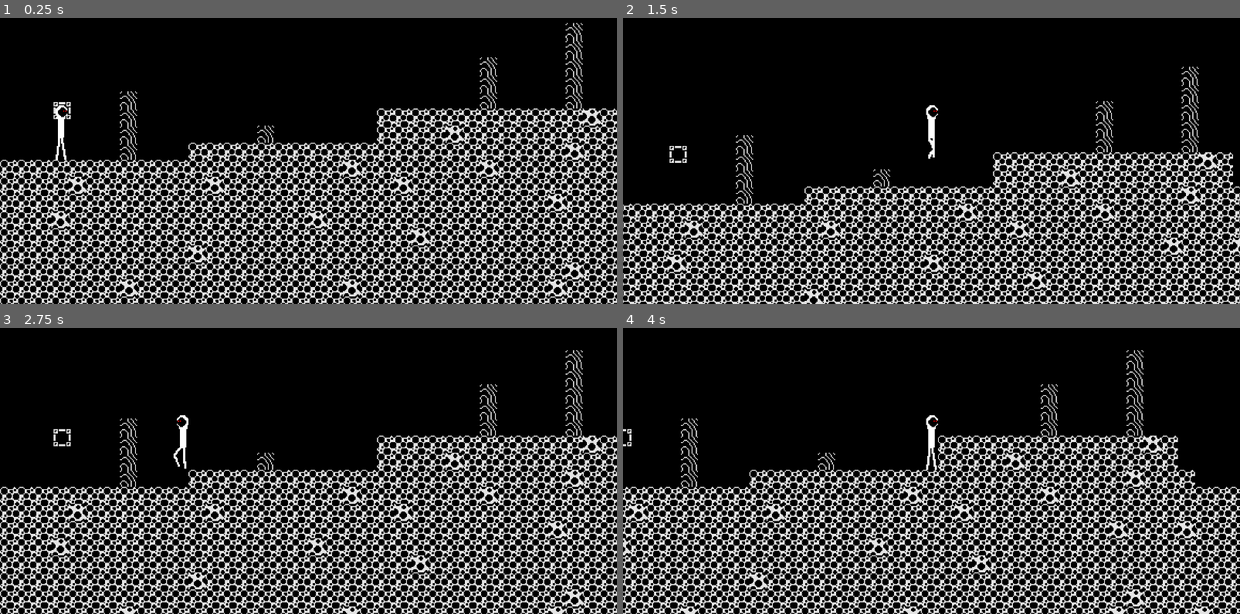
Above: before the commit, frames 1-4 (two rows, left to right).
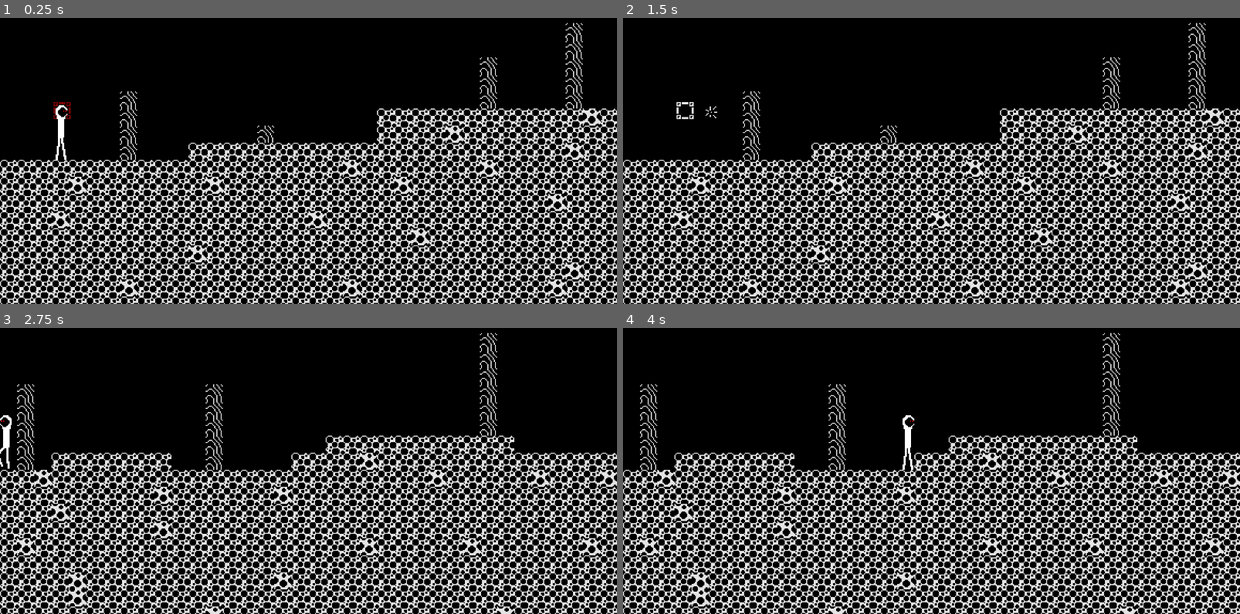
Above: after the commit, the same moments.

Repository: KirstenMayland/color2Dmetroidvania
Game: Godot game, scene res://level_3.tscn
The game is run twice, just before and just after one commit, with the same random seed, the same clock (stepped at 60 frames per second) and the same inputs. This scene is started directly instead of the project's main scene.
Inputs:
- Up to frame 1 (0.25 s): no input
- Up to frame 2 (1.5 s): tap Enter at 0.5 s; hold D (move_right) from 0.53 s (still down); tap E (interact, bound only after the commit) at 0.6, 1.35 s; tap Space (jump) at 0.77 s
- Up to frame 3 (2.75 s): tap Space (jump) at 1.52 s; release D (move_right) at 2.03 s; hold A (move_left) from 2.03 s (still down); tap E (interact, bound only after the commit) at 2.1 s
- Up to frame 4 (4 s): release A (move_left) at 2.78 s; hold D (move_right) from 2.78 s (still down); tap E (interact, bound only after the commit) at 2.85, 3.6 s; tap Space (jump) at 3.02, 3.77 s

The runs differ from the first frame. In frame 1, less than 0.1% of the frame differs, in the area x 8-12%, y 29-36%; in frame 2, 37%; in frame 3, 7.8%; in frame 4, 40%, in the area x 0-100%, y 1-100%.

Commit message:
doors update
press E to enter doors + doors turn red when you are in them

Diff:
--- /dev/null
+++ b/door.gd
@@ -0,0 +1,11 @@
+extends Area2D
+
+
+# Called when the node enters the scene tree for the first time.
+func _ready():
+	pass # Replace with function body.
+
+
+# Called every frame. 'delta' is the elapsed time since the previous frame.
+func _process(delta):
+	pass
--- a/door.tscn
+++ b/door.tscn
@@ -1,9 +1,9 @@
-[gd_scene load_steps=5 format=3 uid="uid://jf1iu5qc5bt"]
+[gd_scene load_steps=6 format=3 uid="uid://jf1iu5qc5bt"]
 
+[ext_resource type="Script" path="res://door.gd" id="1_87pft"]
 [ext_resource type="Texture2D" uid="uid://dnk7npyn4mro7" path="res://Background/1bitTilemap.png" id="1_5074y"]
 
 [sub_resource type="RectangleShape2D" id="RectangleShape2D_vcad6"]
-size = Vector2(12, 16)
 
 [sub_resource type="AtlasTexture" id="AtlasTexture_vd4p2"]
 atlas = ExtResource("1_5074y")
@@ -21,6 +21,7 @@
 }]
 
 [node name="Door" type="Area2D"]
+script = ExtResource("1_87pft")
 
 [node name="CollisionShape2D" type="CollisionShape2D" parent="."]
 shape = SubResource("RectangleShape2D_vcad6")
--- a/global.gd
+++ b/global.gd
@@ -15,12 +15,40 @@
 func get_saved_y():
 	return saved_pos_y
 
+# ---------------------player movement---------------------------
+var player_can_move = true
+
+func set_player_can_move(state):
+	player_can_move = state
+
+func get_player_can_move():
+	return player_can_move
+
 # ---------------------door---------------------------
 
 var in_door = false
 
-func set_in_door(state):
+func set_in_door_status(state):
 	in_door = state
 
-func get_in_door():
+func get_in_door_status():
 	return in_door
+
+func travel_through_door(player_sprite, destination): #player_sprite = $Player/AnimatedSprite2D
+	# play door animation and wait until finished
+	set_player_can_move(false)
+	player_sprite.play("door_enter")
+	await get_tree().create_timer(player_sprite.get_playing_speed()).timeout
+	# go through door
+	get_tree().change_scene_to_file(destination)
+	set_player_can_move(true)
+
+func inside_door(body, player, door_sprite): #body, $Player, $Player/AnimatedSprite2D
+	if body == player:
+		set_in_door_status(true)
+		door_sprite.set_self_modulate(Color(0.545098, 0, 0, 1))
+
+func outside_door(body, player, door_sprite):
+	if body == player:
+		set_in_door_status(false)
+		door_sprite.set_self_modulate(Color(1, 1, 1, 1))
--- a/level_2.gd
+++ b/level_2.gd
@@ -7,13 +7,13 @@
 
 # Called every frame. 'delta' is the elapsed time since the previous frame.
 func _process(delta):
-	if Global.get_in_door():
-		$Player/AnimatedSprite2D.play("door_enter")
-		await get_tree().create_timer($Player/AnimatedSprite2D.get_playing_speed()).timeout
-		get_tree().change_scene_to_file("res://level_3.tscn")
-		Global.set_in_door(false)
+	if Global.get_in_door_status() and Input.is_action_just_pressed("interact"):
+		Global.travel_through_door($Player/AnimatedSprite2D, "res://level_3.tscn")
+
 
 
 func _on_door_body_entered(body):
-	if body == $Player:
-		Global.set_in_door(true)
+	Global.inside_door(body, $Player, $Door/AnimatedSprite2D)
+
+func _on_door_body_exited(body):
+	Global.outside_door(body, $Player, $Door/AnimatedSprite2D)
--- a/level_2.tscn
+++ b/level_2.tscn
@@ -1294,3 +1294,4 @@
 position = Vector2(1704, 24)
 
 [connection signal="body_entered" from="Door" to="." method="_on_door_body_entered"]
+[connection signal="body_exited" from="Door" to="." method="_on_door_body_exited"]
--- a/level_3.gd
+++ b/level_3.gd
@@ -4,9 +4,17 @@
 # Called when the node enters the scene tree for the first time.
 func _ready():
 	pass # Replace with function body.
-	print("ready lev 3")
 
 
 # Called every frame. 'delta' is the elapsed time since the previous frame.
 func _process(delta):
-	pass
+	if Global.get_in_door_status() and Input.is_action_just_pressed("interact"):
+		Global.travel_through_door($Player/AnimatedSprite2D, "res://level_2.tscn")
+
+
+
+func _on_door_body_entered(body):
+	Global.inside_door(body, $Player, $Door/AnimatedSprite2D)
+
+func _on_door_body_exited(body):
+	Global.outside_door(body, $Player, $Door/AnimatedSprite2D)
--- a/level_3.tscn
+++ b/level_3.tscn
@@ -1262,3 +1262,6 @@
 
 [node name="Player" parent="." instance=ExtResource("1_3uk4m")]
 position = Vector2(57, 129)
+
+[connection signal="body_entered" from="Door" to="." method="_on_door_body_entered"]
+[connection signal="body_exited" from="Door" to="." method="_on_door_body_exited"]
--- a/player.gd
+++ b/player.gd
@@ -32,7 +32,7 @@
 	var direction = Input.get_axis("move_left", "move_right")
 
 	# if allowed to run
-	if not Global.get_in_door():
+	if Global.get_player_can_move():
 		# if moving
 		if direction:
 			velocity.x = direction * SPEED
--- a/player.tscn
+++ b/player.tscn
@@ -43,6 +43,9 @@
 }, {
 "duration": 1.0,
 "texture": ExtResource("9_g32ke")
+}, {
+"duration": 1.0,
+"texture": null
 }],
 "loop": false,
 "name": &"door_enter",
--- a/project.godot
+++ b/project.godot
@@ -44,6 +44,11 @@
 , Object(InputEventJoypadButton,"resource_local_to_scene":false,"resource_name":"","device":-1,"button_index":0,"pressure":0.0,"pressed":false,"script":null)
 ]
 }
+interact={
+"deadzone": 0.5,
+"events": [Object(InputEventKey,"resource_local_to_scene":false,"resource_name":"","device":-1,"window_id":0,"alt_pressed":false,"shift_pressed":false,"ctrl_pressed":false,"meta_pressed":false,"pressed":false,"keycode":0,"physical_keycode":69,"key_label":0,"unicode":101,"echo":false,"script":null)
+]
+}
 
 [rendering]
 
Binary file added: OtherTextures/2d_lights_and_shadows_neutral_point_light.png
Not shown, added: OtherTextures/2d_lights_and_shadows_neutral_point_light.png.import
Not shown, changed: TODO.txt
